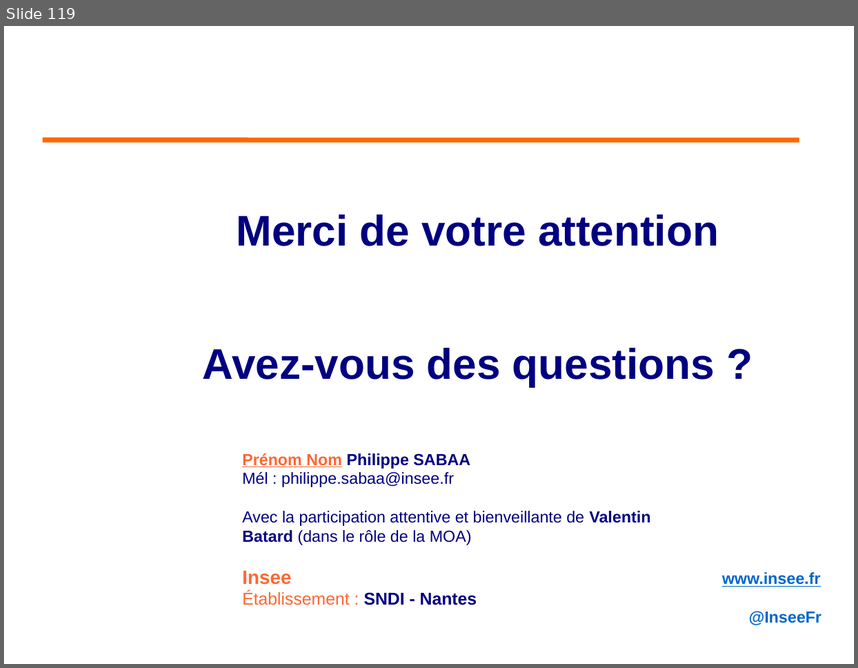
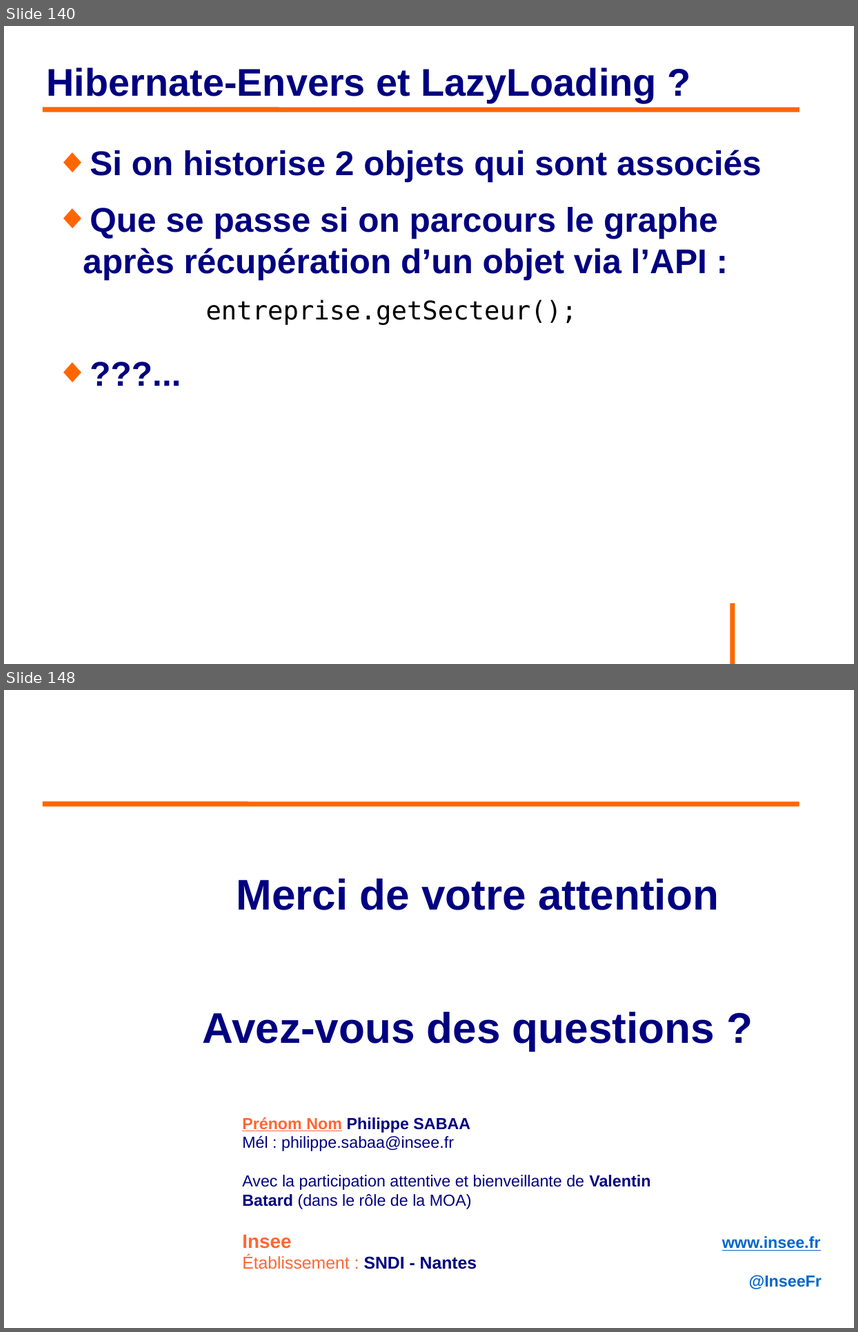
Before and after one commit to philphils/formation-hibernate-avancee, a slide deck: Documentation/diapo_formation_hibernate_avancee.odp. Shown one above the other, each under a label of ours: slide 119 before the commit, slides 140 and 148 after it; the slides between them are not shown. The pictures are 858x668 and 858x1332 pixels, drawn with LibreOffice and Linux fonts; fonts in the diff are those of the drawing; background and template pictures are left out. Boxes give left, top, right and bottom in pixels: in the first picture for what was removed or moved away, otherwise in the second. Text is boxed around its words. In the diff, an @@ line names an element or a change of style, - is before the commit and + after.

Commit message:
Avanacement diapo hibernate envers

```diff
--- a/Documentation/diapo_formation_hibernate_avancee.odp
+++ b/Documentation/diapo_formation_hibernate_avancee.odp
@@ slide 140 added at (x1=4, y1=26, x2=854, y2=664), background #FFFFFF @@
@@ title added at (x1=47, y1=67, x2=657, y2=103), 36 pt, text #000080, bold @@
+Hibernate-Envers et LazyLoading ?
@@ line added from (43, 109) to (800, 109), #FF6600 4.54 pt @@
@@ text added at (x1=83, y1=150, x2=762, y2=279), 32 pt, text #000080, bold @@
+◆ Si on historise 2 objets qui sont associés
+◆ Que se passe si on parcours le graphe après récupération d’un objet via l’API :
+◆ ???...
@@ text added at (x1=206, y1=299, x2=577, y2=325), 24 pt, text #000000 @@
+entreprise.getSecteur();
@@ line added from (733, 603) to (733, 664), #FF6600 4.54 pt @@
@@ what was slide 119 is now slide 148 @@
```
Also in this commit, not shown: 28 other slides added.
